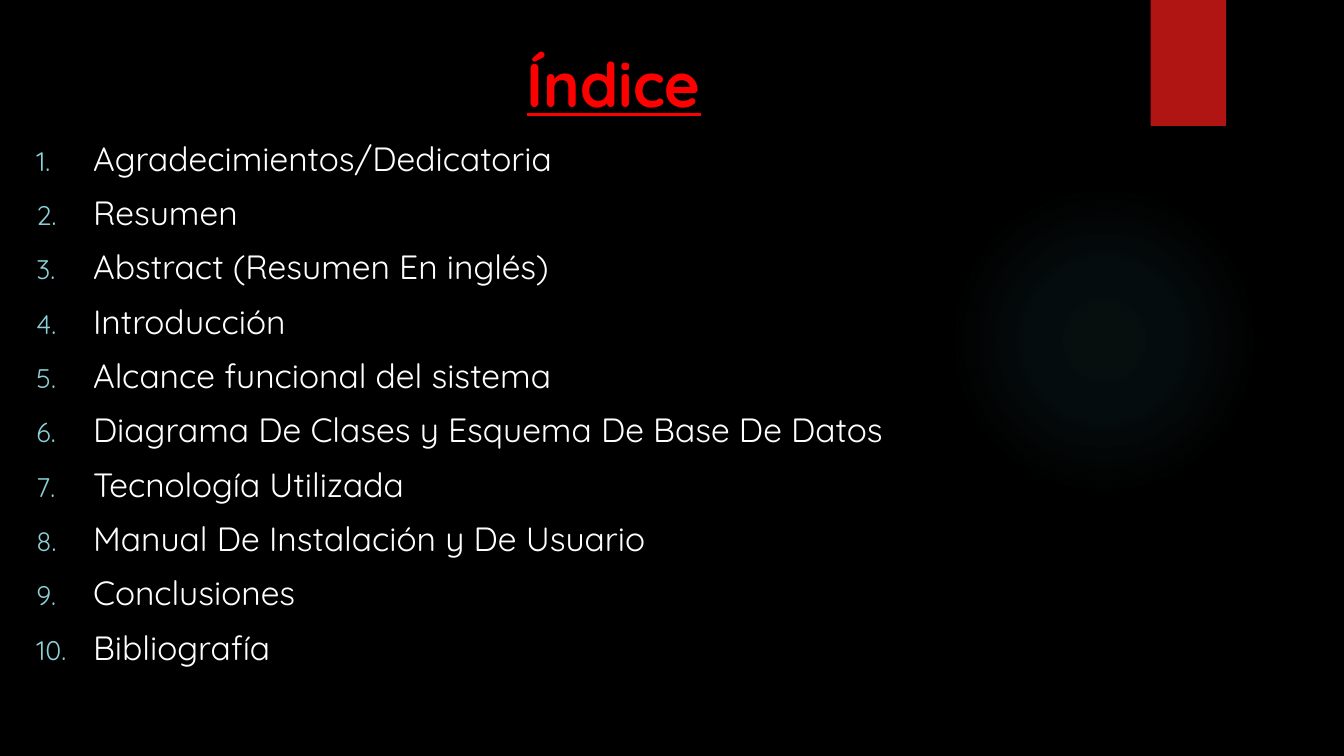
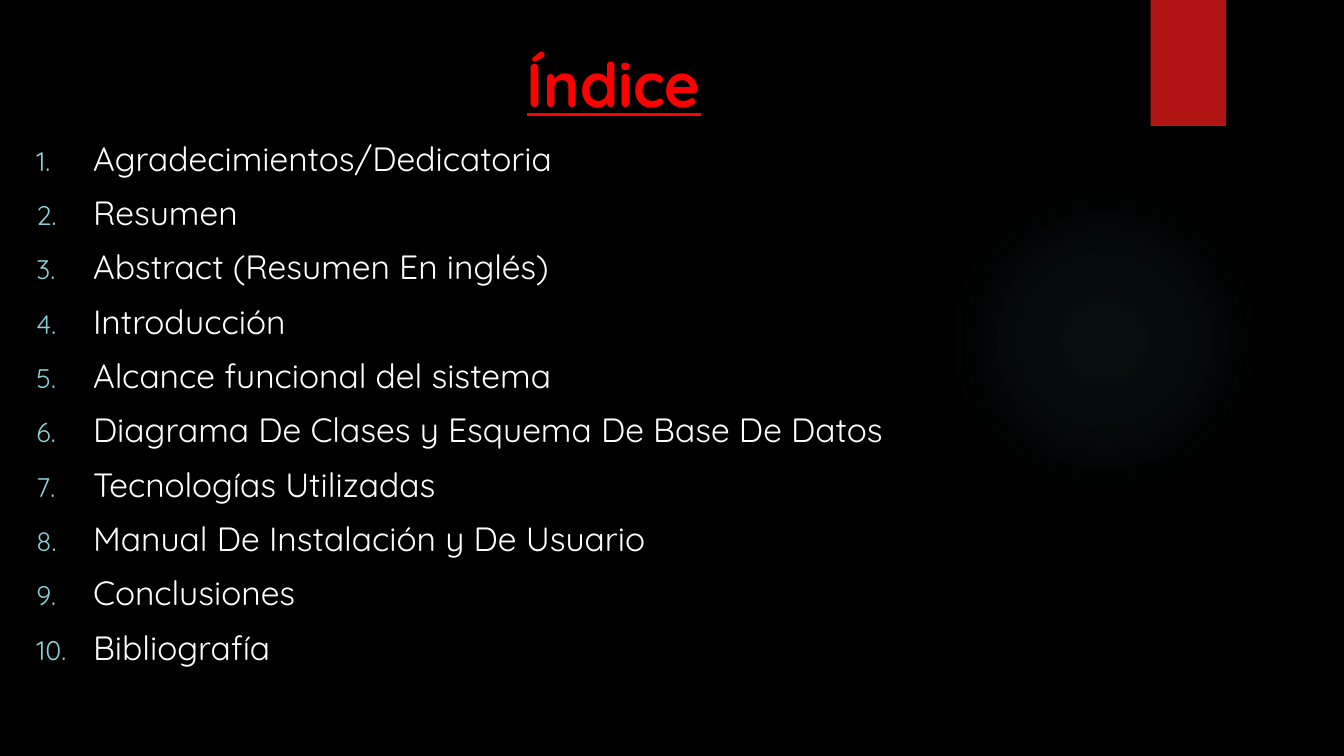
Before and after one commit to Fleon02/VolandoVoy, a slide deck: slide 2 of Presentación Trabajo Fin De Grado David Corredor Miguel, Antonio Castillo y Francisco Leon.pptx. Drawn at 1344x756 pixels with LibreOffice and Linux fonts; fonts in the diff are those of the drawing; background and template pictures are left out. Boxes give left, top, right and bottom in pixels: in the first picture for what was removed or moved away, otherwise in the second. Text is boxed around its words. In the diff, an @@ line names an element or a change of style, - is before the commit and + after.

```diff
--- a/Presentación Trabajo Fin De Grado David Corredor Miguel, Antonio Castillo y Francisco Leon.pptx
+++ b/Presentación Trabajo Fin De Grado David Corredor Miguel, Antonio Castillo y Francisco Leon.pptx
@@ text at [93,472,435,504]: text changed @@
-7. Tecnología Utilizada
+7. Tecnologías Utilizadas
```
Also in this commit, not shown: 3 other slides changed.
